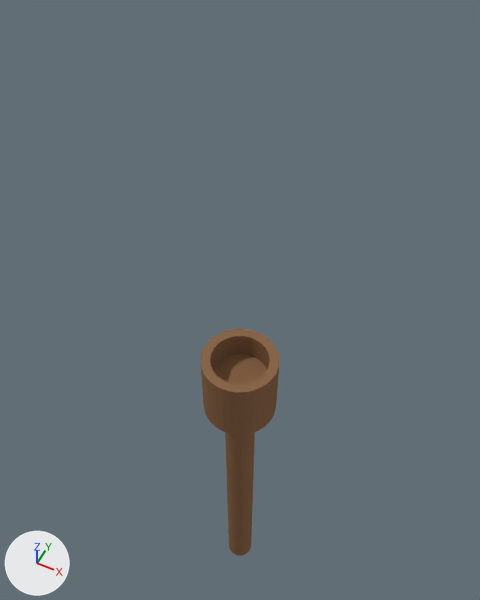
A saved change to the Blender file Resources/Blender/Torch/torch.blend.
The view is the same before and after, from a camera (50 mm lens) standing at (1.6, -3.19, 8.98) and looking at (-0.33, 0.66, 4.16). The axes (+X, +Y, +Z) are drawn at lower left. The lights are the same throughout.

The older version as bpy lines, for what is in view:
```python
me_cylinder = bpy.data.meshes.new('Cylinder')
me_cylinder.from_pydata(...)  # a 32-sided cylinder along z spanning x -0.15..0.15, y -0.15..0.15, z 0.0..3.84
me_cylinder.materials.append(mat_material)  # brown #8a674a
me_cylinder_001 = bpy.data.meshes.new('Cylinder.001')
me_cylinder_001.from_pydata(...)  # 128 vertices, 98 faces; spans x -0.348..0.355, y -0.361..0.342, z 3.503..4.206
me_cylinder_001.materials.append(mat_material)  # brown #8a674a
ob_cylinder = bpy.data.objects.new('Cylinder', me_cylinder)
ob_cylinder.location = (0.0, 0.0, 0.0)
ob_cylinder_001 = bpy.data.objects.new('Cylinder.001', me_cylinder_001)
ob_cylinder_001.location = (0.0, 0.0, 0.0)
```
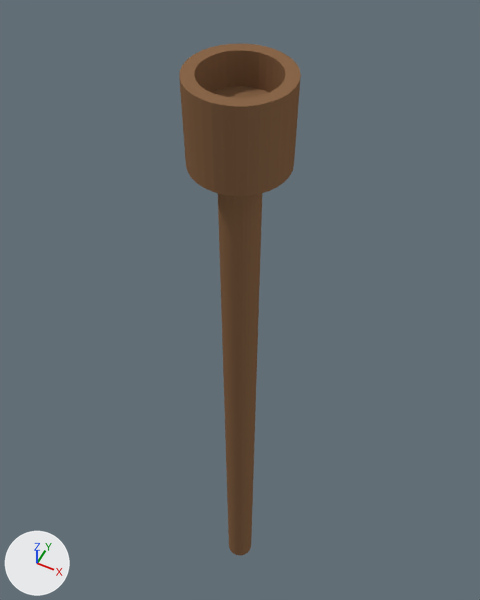
What the commit changed:
me_cylinder_001 has 128 vertices, 98 faces and spans x -0.348..0.355, y -0.361..0.342, z 3.503..4.206.
me_cylinder_001 is used by ob_cylinder_001; location (0.0, 0.0, 0.0).
me_cylinder_001 part 1: the whole mesh is scaled about the mesh origin by (1, 1, 0.889).
me_cylinder has 64 vertices, 34 faces and spans x -0.15..0.15, y -0.15..0.15, z 0.0..3.84.
me_cylinder is used by ob_cylinder; location (0.0, 0.0, 0.0).
me_cylinder part 2: the whole mesh is scaled about its middle by (1, 1, 1.66), then moved by (0.0, 0.0, 1.26).
Object 'Cylinder.001' (ob_cylinder_001) moves from (0.0, 0.0, 0.0) to (0.0, 0.0, 3.23).

Changed parts and their boxes (x1, y1, x2, y2) in the pictures (480 x 600 px):
'Cylinder.001', mesh rescaled, moved (56% wider, 44% taller): before (201, 329, 279, 435); after (179, 43, 301, 196)
'Cylinder', mesh rescaled: before (225, 432, 255, 556); after (218, 193, 262, 556)
